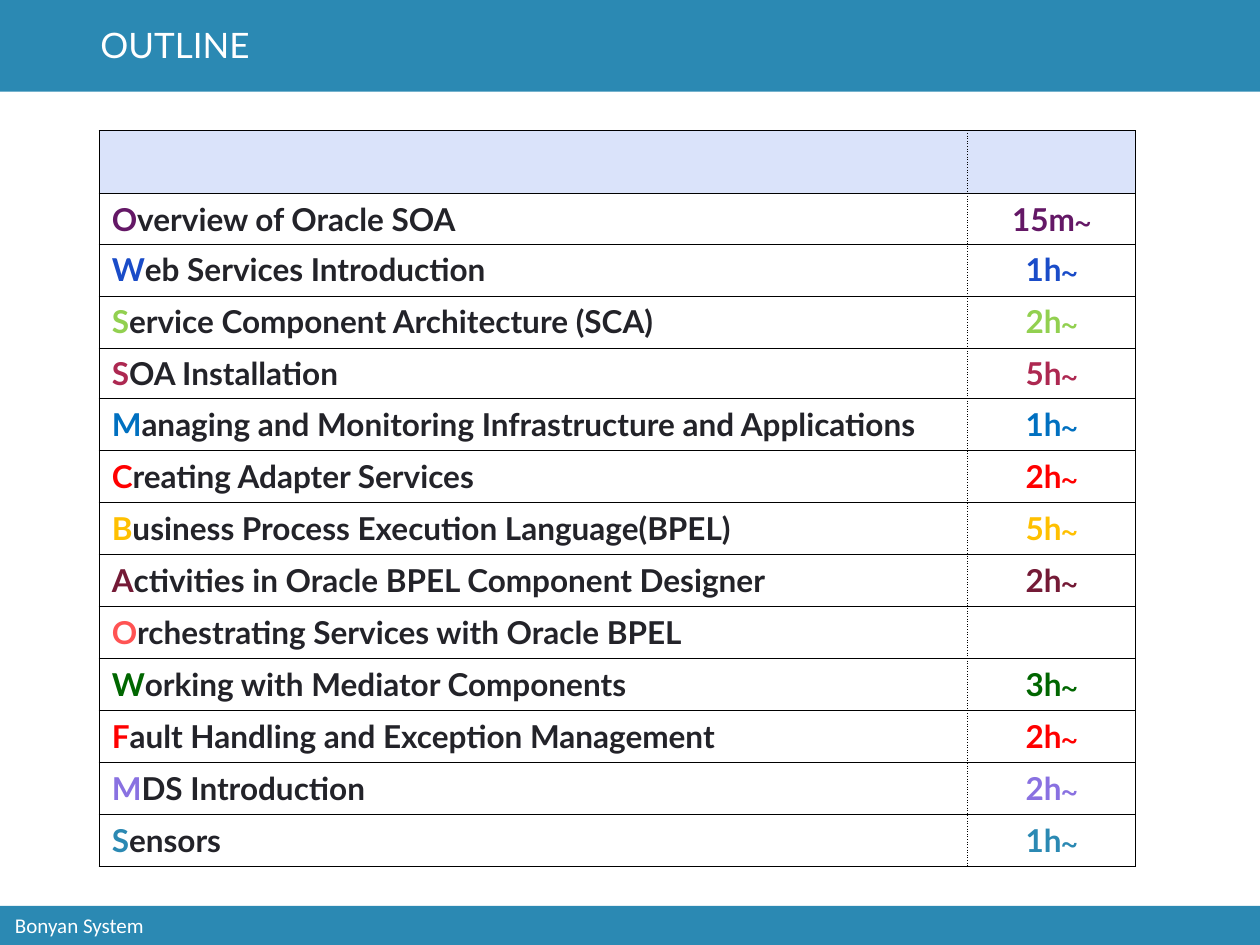
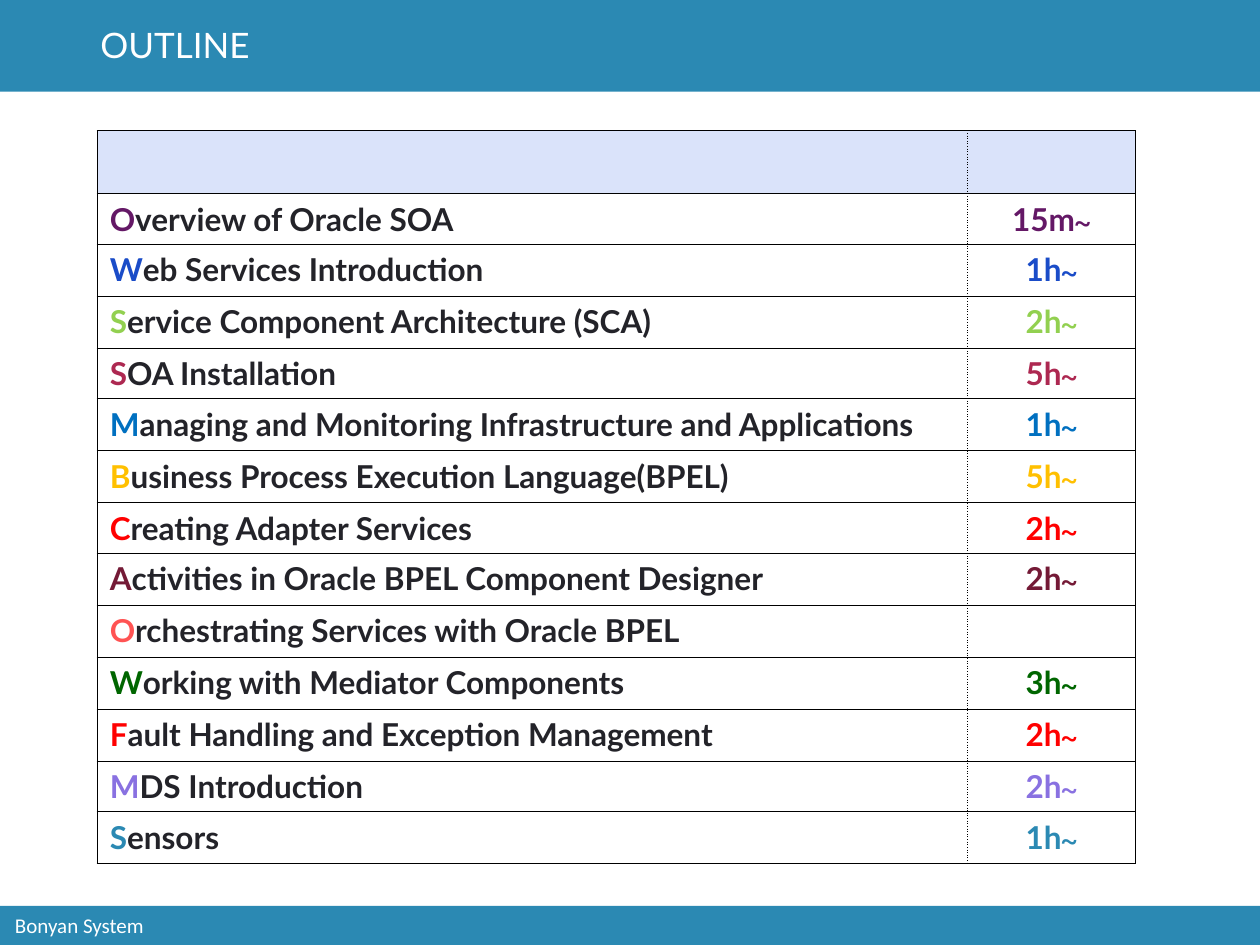
Before and after one commit to catcry/soaTraining, a slide deck: slide 2 of Presentation/soaTrainingPresentation.pptx. Drawn at 1260x945 pixels with LibreOffice and Linux fonts; fonts in the diff are those of the drawing; background and template pictures are left out. Boxes give left, top, right and bottom in pixels: in the first picture for what was removed or moved away, otherwise in the second. Text is boxed around its words. In the diff, an @@ line names an element or a change of style, - is before the commit and + after.

```diff
--- a/Presentation/soaTrainingPresentation.pptx
+++ b/Presentation/soaTrainingPresentation.pptx
@@ table at [97,131,1135,853] @@
+row 7: Business Process Execution Language(BPEL) | ~5h
-row 8: Business Process Execution Language(BPEL) | ~5h
```
Also in this commit, not shown: 2 other slides changed, 4 slides added.
